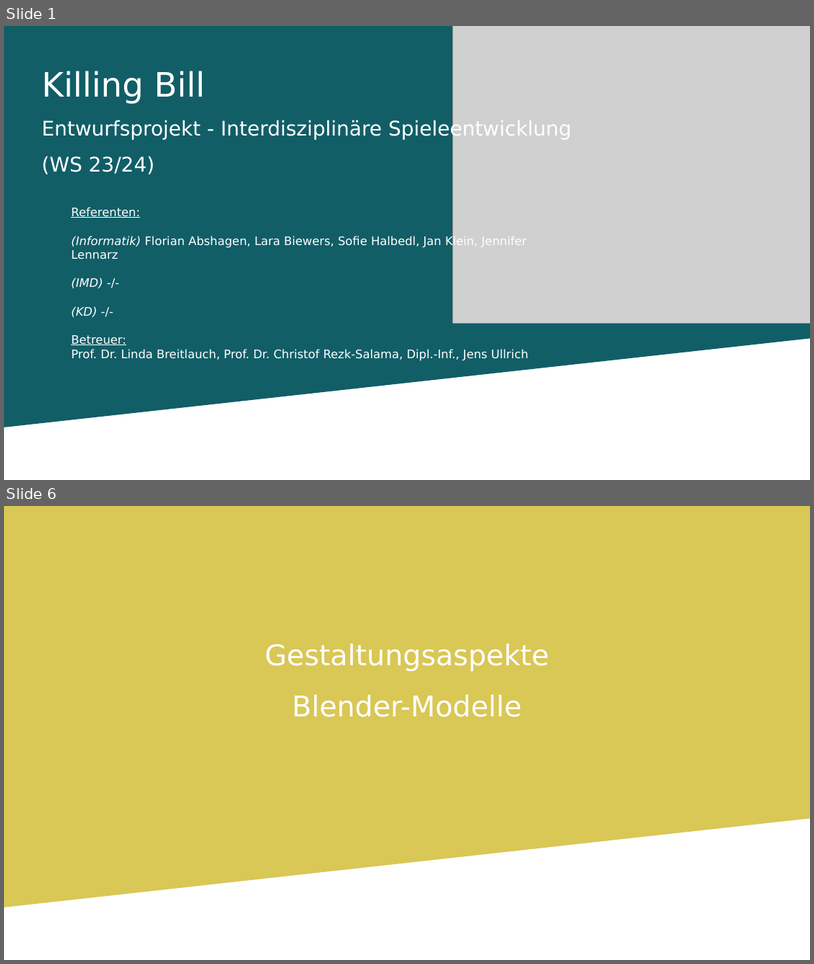
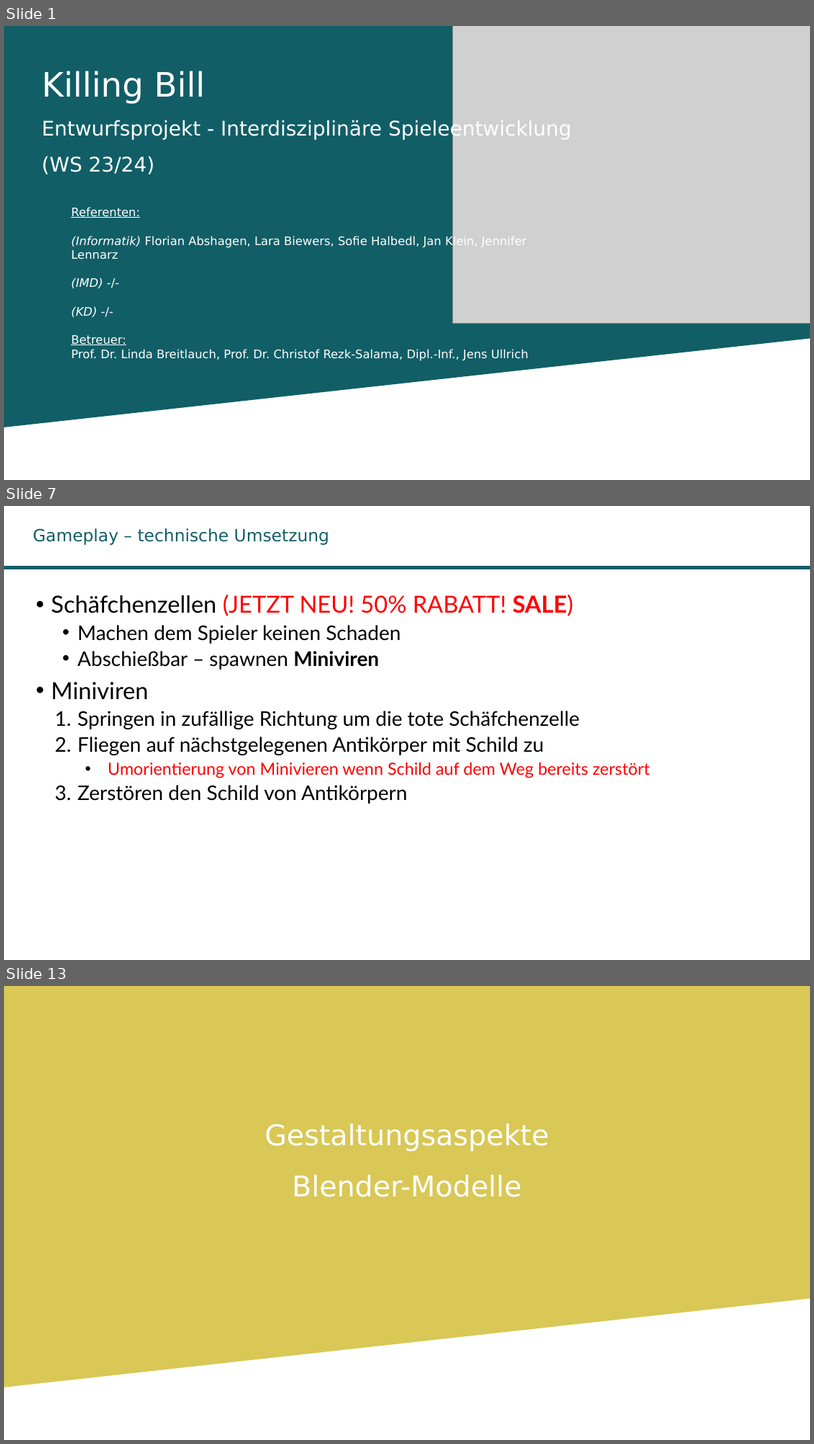
Before and after one commit to LaraBiewers/Teamprojekt_GameDev, a slide deck: Abschlusspraesentation.odp. Shown one above the other, each under a label of ours: slides 1 and 6 before the commit, slides 1, 7 and 13 after it; the slides between them are not shown. The pictures are 814x964 and 814x1444 pixels, drawn with LibreOffice and Linux fonts; fonts in the diff are those of the drawing; grey boxes stand for pictures; background and template pictures are left out. Boxes give left, top, right and bottom in pixels: in the first picture for what was removed or moved away, otherwise in the second. Text is boxed around its words. In the diff, an @@ line names an element or a change of style, - is before the commit and + after.

```diff
--- a/Abschlusspraesentation.odp
+++ b/Abschlusspraesentation.odp
@@ slide 7 added at <box>4,506,810,960</box>, background #FFFFFF @@
@@ title added at <box>33,528,329,545</box>, 20 pt, text #115E67 @@
+Gameplay – technische Umsetzung
@@ freeform shape added at <box>4,565,810,569</box>, fill #115E67 @@
@@ text added at <box>51,595,651,803</box>, 24 pt, text #000000 @@
+• Schäfchenzellen (JETZT NEU! 50% RABATT! SALE)
+  • Machen dem Spieler keinen Schaden
+  • Abschießbar – spawnen Miniviren
+• Miniviren
+  1. Springen in zufällige Richtung um die tote Schäfchenzelle
+  2. Fliegen auf nächstgelegenen Antikörper mit Schild zu
+    • Umorientierung von Minivieren wenn Schild auf dem Weg bereits zerstört
+  3. Zerstören den Schild von Antikörpern
@@ what was slide 6 is now slide 13 @@
```
Also in this commit, not shown: 7 slides changed, 9 other slides added, 3 slides removed.
